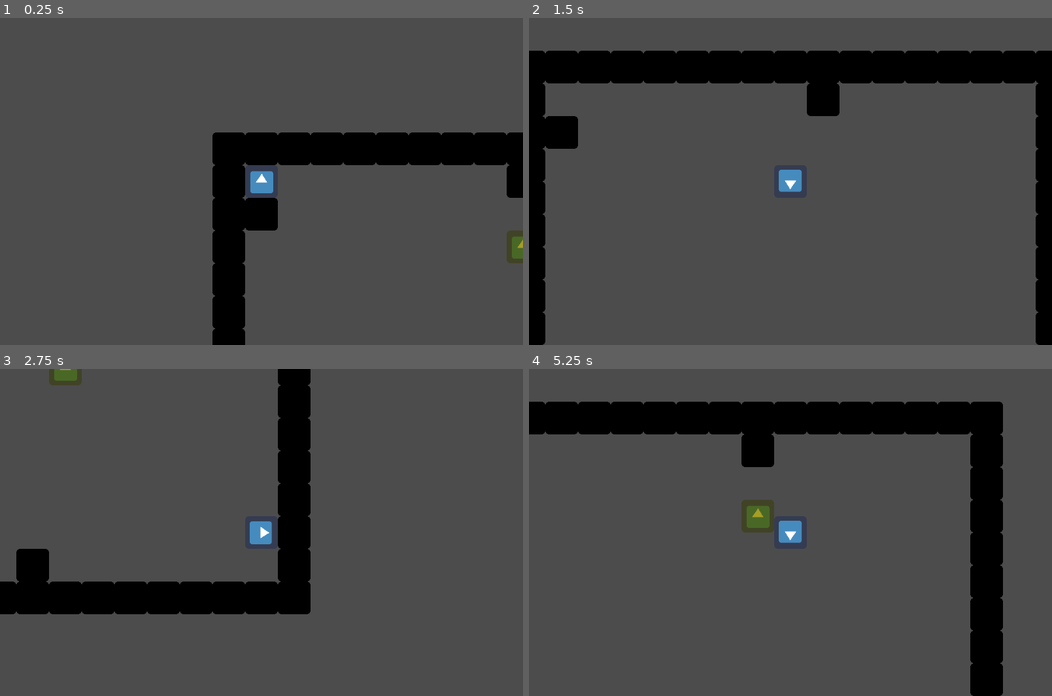
Above: before the commit, frames 1-4 (two rows, left to right).
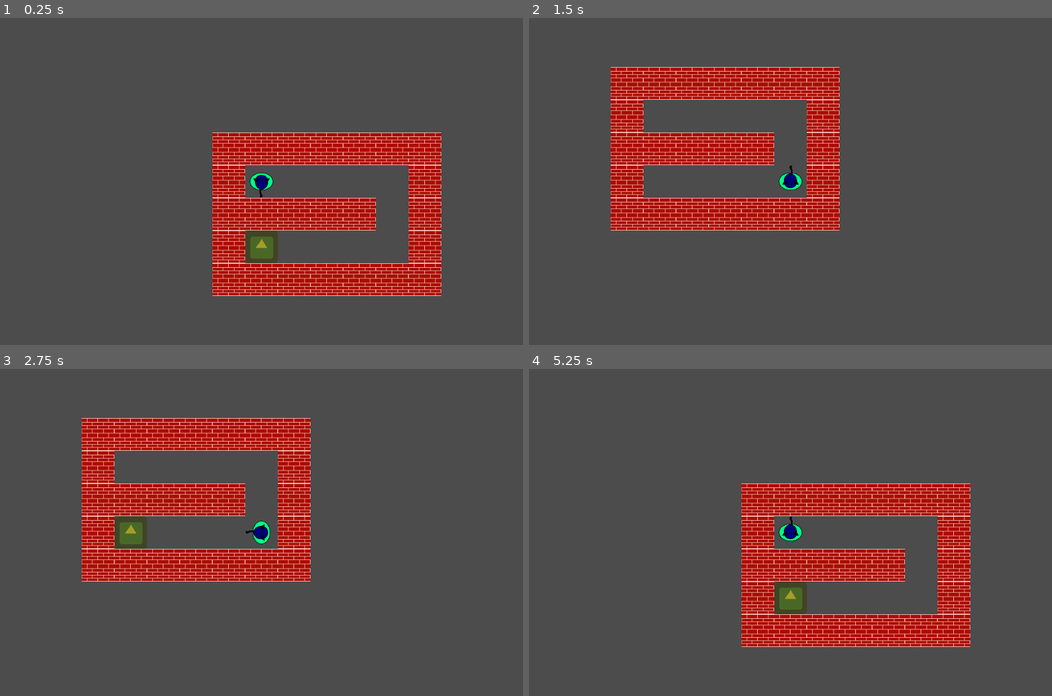
Above: after the commit, the same moments.

Repository: ManaSenpai/ThePurrestCatGirl
Game: Godot game, scene res://Cenas/01.tscn
The game is run twice, just before and just after one commit, with the same random seed, the same clock (stepped at 60 frames per second) and the same inputs. Before the commit the project starts from res://Cenas/Testes.tscn. The engine's default icon, where the game draws it, is replaced by a stand-in: a white triangle on a blue panel in a dark square.
Inputs:
- Up to frame 1 (0.25 s): no input
- Up to frame 2 (1.5 s): hold Right (ui_right) 0.53-1.28 s; hold Down (ui_down) from 1.28 s (still down)
- Up to frame 3 (2.75 s): release Down (ui_down) at 2.03 s; hold Right (ui_right) from 2.03 s (still down)
- Up to frame 4 (5.25 s): release Right (ui_right) at 2.78 s; hold Up (ui_up) 2.78-3.53 s; hold Left (ui_left) 3.53-5.03 s; hold Down (ui_down) from 5.03 s (still down)

The runs differ from the first frame. In frame 1, 19% of the frame differs, in the area x 40-100%, y 35-100%; in frame 2, 29%; in frame 3, 24%; in frame 4, 30%, in the area x 0-91%, y 10-100%.

Commit message:
Adicionadas Sprites provisórias e gerado .exe

Diff:
--- /dev/null
+++ b/Cenas/01.tscn
@@ -0,0 +1,87 @@
+[gd_scene load_steps=4 format=2]
+
+[ext_resource path="res://Cenas/Portal.tscn" type="PackedScene" id=1]
+[ext_resource path="res://Cenas/Personagem.tscn" type="PackedScene" id=2]
+[ext_resource path="res://Cenas/ParedeTeste.tscn" type="PackedScene" id=3]
+
+[node name="01" type="Node2D"]
+
+[node name="Paredes" type="Node2D" parent="."]
+
+[node name="Parede" parent="Paredes" instance=ExtResource( 3 )]
+
+[node name="Parede2" parent="Paredes" instance=ExtResource( 3 )]
+position = Vector2( 64, 0 )
+
+[node name="Parede3" parent="Paredes" instance=ExtResource( 3 )]
+position = Vector2( 128, 0 )
+
+[node name="Parede4" parent="Paredes" instance=ExtResource( 3 )]
+position = Vector2( 192, 0 )
+
+[node name="Parede5" parent="Paredes" instance=ExtResource( 3 )]
+position = Vector2( 256, 0 )
+
+[node name="Parede6" parent="Paredes" instance=ExtResource( 3 )]
+position = Vector2( 320, 0 )
+
+[node name="Parede7" parent="Paredes" instance=ExtResource( 3 )]
+position = Vector2( 384, 0 )
+
+[node name="Parede8" parent="Paredes" instance=ExtResource( 3 )]
+position = Vector2( 384, 64 )
+
+[node name="Parede9" parent="Paredes" instance=ExtResource( 3 )]
+position = Vector2( 384, 128 )
+
+[node name="Parede10" parent="Paredes" instance=ExtResource( 3 )]
+position = Vector2( 384, 192 )
+
+[node name="Parede11" parent="Paredes" instance=ExtResource( 3 )]
+position = Vector2( 384, 256 )
+
+[node name="Parede12" parent="Paredes" instance=ExtResource( 3 )]
+position = Vector2( 320, 256 )
+
+[node name="Parede13" parent="Paredes" instance=ExtResource( 3 )]
+position = Vector2( 256, 256 )
+
+[node name="Parede14" parent="Paredes" instance=ExtResource( 3 )]
+position = Vector2( 192, 256 )
+
+[node name="Parede15" parent="Paredes" instance=ExtResource( 3 )]
+position = Vector2( 128, 256 )
+
+[node name="Parede16" parent="Paredes" instance=ExtResource( 3 )]
+position = Vector2( 64, 256 )
+
+[node name="Parede17" parent="Paredes" instance=ExtResource( 3 )]
+position = Vector2( 0, 256 )
+
+[node name="Parede18" parent="Paredes" instance=ExtResource( 3 )]
+position = Vector2( 0, 192 )
+
+[node name="Parede19" parent="Paredes" instance=ExtResource( 3 )]
+position = Vector2( 0, 128 )
+
+[node name="Parede20" parent="Paredes" instance=ExtResource( 3 )]
+position = Vector2( 0, 64 )
+
+[node name="Parede21" parent="Paredes" instance=ExtResource( 3 )]
+position = Vector2( 64, 128 )
+
+[node name="Parede22" parent="Paredes" instance=ExtResource( 3 )]
+position = Vector2( 128, 128 )
+
+[node name="Parede23" parent="Paredes" instance=ExtResource( 3 )]
+position = Vector2( 192, 128 )
+
+[node name="Parede24" parent="Paredes" instance=ExtResource( 3 )]
+position = Vector2( 256, 128 )
+
+[node name="Portal" parent="." instance=ExtResource( 1 )]
+position = Vector2( 64, 192 )
+caminho = "res://Cenas/Testes.tscn"
+
+[node name="Personagem" parent="." instance=ExtResource( 2 )]
+position = Vector2( 64, 64 )
--- a/Cenas/ParedeTeste.tscn
+++ b/Cenas/ParedeTeste.tscn
@@ -1,6 +1,6 @@
 [gd_scene load_steps=4 format=2]
 
-[ext_resource path="res://icon.png" type="Texture" id=1]
+[ext_resource path="res://Sprites/parede.png" type="Texture" id=1]
 
 [sub_resource type="RectangleShape2D" id=1]
 extents = Vector2( 32, 32 )
@@ -8,13 +8,13 @@
 [sub_resource type="RectangleShape2D" id=2]
 extents = Vector2( 22.4143, 21.5667 )
 
-[node name="ParedeTeste" type="Area2D"]
+[node name="Parede" type="Area2D"]
 __meta__ = {
 "_edit_group_": true
 }
 
 [node name="Sprite" type="Sprite" parent="."]
-modulate = Color( 0, 0, 0, 1 )
+scale = Vector2( 0.1, 0.1 )
 texture = ExtResource( 1 )
 
 [node name="CollisionShape2D" type="CollisionShape2D" parent="."]
--- a/Cenas/Personagem.tscn
+++ b/Cenas/Personagem.tscn
@@ -1,6 +1,6 @@
 [gd_scene load_steps=4 format=2]
 
-[ext_resource path="res://icon.png" type="Texture" id=1]
+[ext_resource path="res://Sprites/Purrsornagem.png" type="Texture" id=1]
 [ext_resource path="res://Cenas/Roteiros/Personagem.gd" type="Script" id=2]
 
 [sub_resource type="RectangleShape2D" id=1]
@@ -13,10 +13,14 @@
 }
 
 [node name="Sprite" type="Sprite" parent="."]
+scale = Vector2( 0.1, 0.1 )
 texture = ExtResource( 1 )
 
 [node name="CollisionShape2D" type="CollisionShape2D" parent="."]
 shape = SubResource( 1 )
 one_way_collision = true
 one_way_collision_margin = 0.0
+
+[node name="Camera2D" type="Camera2D" parent="."]
+current = true
 [connection signal="area_entered" from="." to="." method="_on_Personagem_area_entered"]
--- a/Cenas/Testes.tscn
+++ b/Cenas/Testes.tscn
@@ -8,9 +8,6 @@
 
 [node name="Personagem" parent="." instance=ExtResource( 1 )]
 position = Vector2( 64, 64 )
-
-[node name="Camera2D" type="Camera2D" parent="Personagem"]
-current = true
 
 [node name="Paredes" type="Node2D" parent="."]
 
@@ -180,4 +177,4 @@
 
 [node name="Portal" parent="." instance=ExtResource( 3 )]
 position = Vector2( 576, 192 )
-caminho = "res://Cenas/Testes.tscn"
+caminho = "res://Cenas/01.tscn"
--- a/project.godot
+++ b/project.godot
@@ -16,7 +16,7 @@
 [application]
 
 config/name="ThePurrestCatGirl"
-run/main_scene="res://Cenas/Testes.tscn"
+run/main_scene="res://Cenas/01.tscn"
 config/icon="res://icon.png"
 
 [display]
Binary file added: Sprites/Purrsornagem.png
Not shown, added: Sprites/Purrsornagem.png.import
Binary file added: Sprites/parede.png
Not shown, added: Sprites/parede.png.import
Not shown, added: ThePurrestCatGirl.exe
Not shown, added: ThePurrestCatGirl.pck
